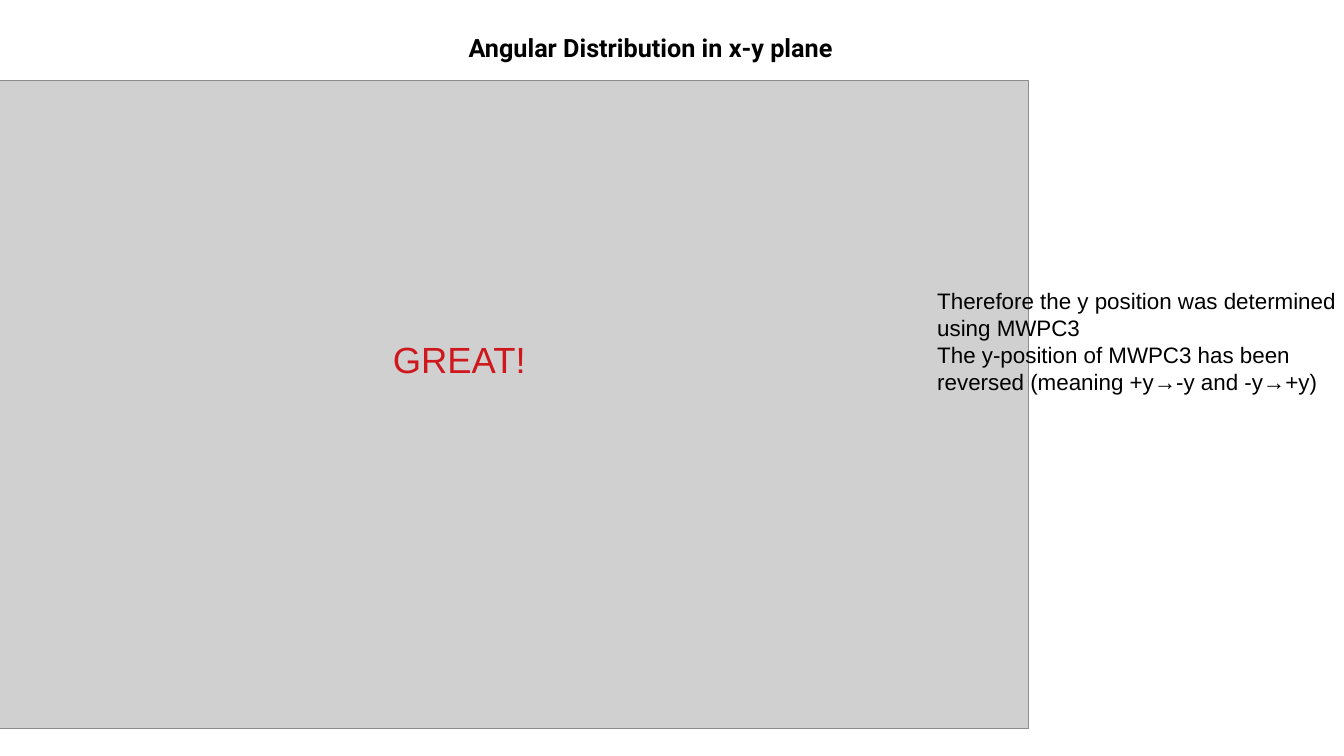
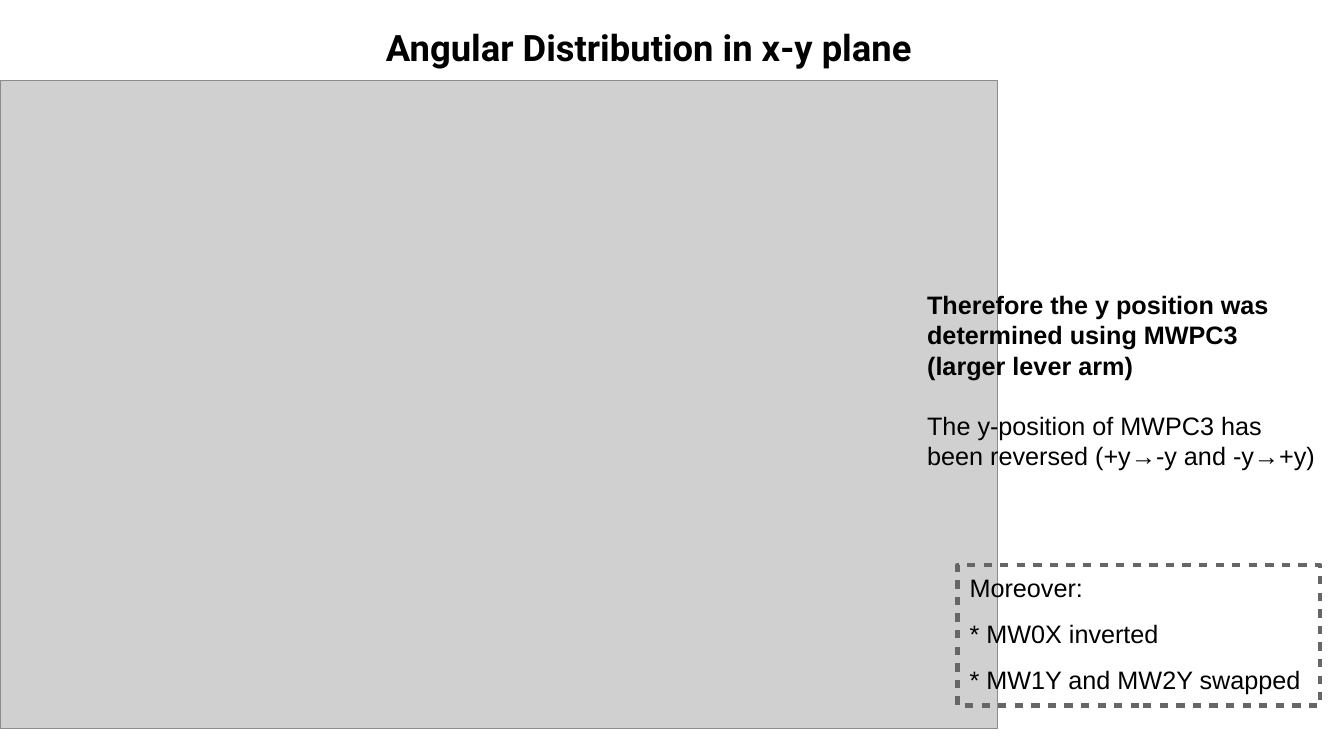
Before and after one commit to jenegger/2021_psi_pres, a slide deck: slide 18 of analysis.odp (slide 19 before the commit). Drawn at 1344x756 pixels with LibreOffice and Linux fonts; fonts in the diff are those of the drawing; grey boxes stand for pictures; background and template pictures are left out. Boxes give left, top, right and bottom in pixels: in the first picture for what was removed or moved away, otherwise in the second. Text is boxed around its words. In the diff, an @@ line names an element or a change of style, - is before the commit and + after.

```diff
--- a/analysis.odp
+++ b/analysis.odp
@@ title "Angular Distribution in x-y plane" at bbox=[386, 33, 912, 69]: size 18 to 26 pt @@
@@ picture: place and size @@
-picture at bbox=[0, 81, 1028, 729]
+picture at bbox=[0, 81, 998, 729]
@@ text "Therefore the y position was ...": place and size @@
-text "Therefore the y position was ..." at bbox=[937, 291, 1336, 395]
+text "Therefore the y position was ..." at bbox=[927, 294, 1315, 471]
@@ text at bbox=[927, 294, 1269, 350]: size 16 to 18 pt, bold on in "Therefore the y position was determined using ..." @@
@@ text removed at bbox=[393, 347, 526, 374] @@
-GREAT!
@@ text at bbox=[927, 354, 1315, 471]: text changed; size 16 to 18 pt @@
-The y-position of MWPC3 has been reversed (meaning +y→-y and -y→+y)
+(larger lever arm)
+The y-position of MWPC3 has been reversed (+y→-y and -y→+y)
@@ rectangle added at bbox=[958, 565, 1321, 706], outline #666666 3 pt, 18 pt, text #000000 @@
+Moreover:
+* MW0X inverted
+* MW1Y and MW2Y swapped
```
Also in this commit, not shown: 8 other slides changed, 5 slides added, 2 slides removed, 3 other files.
